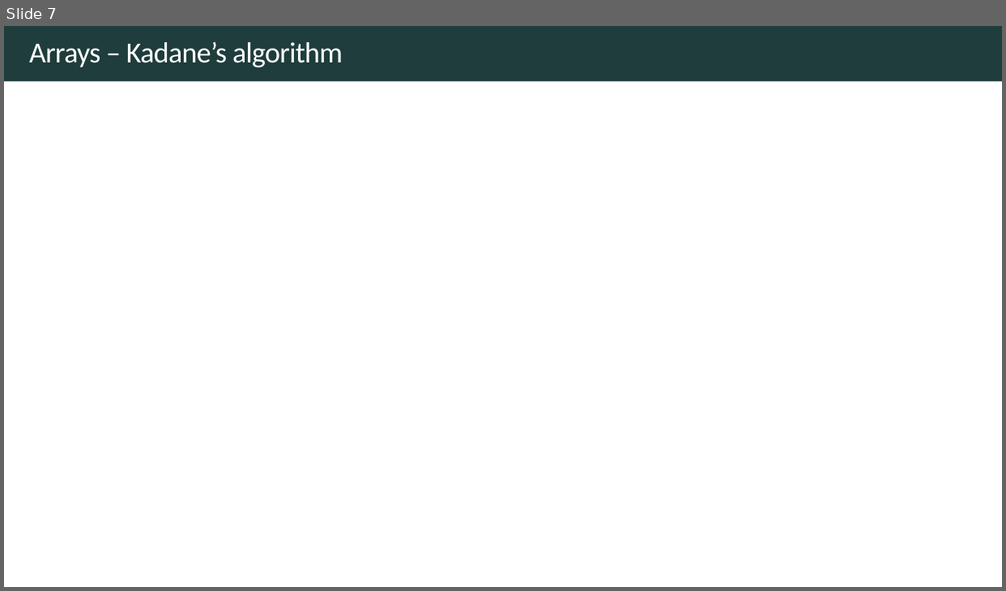
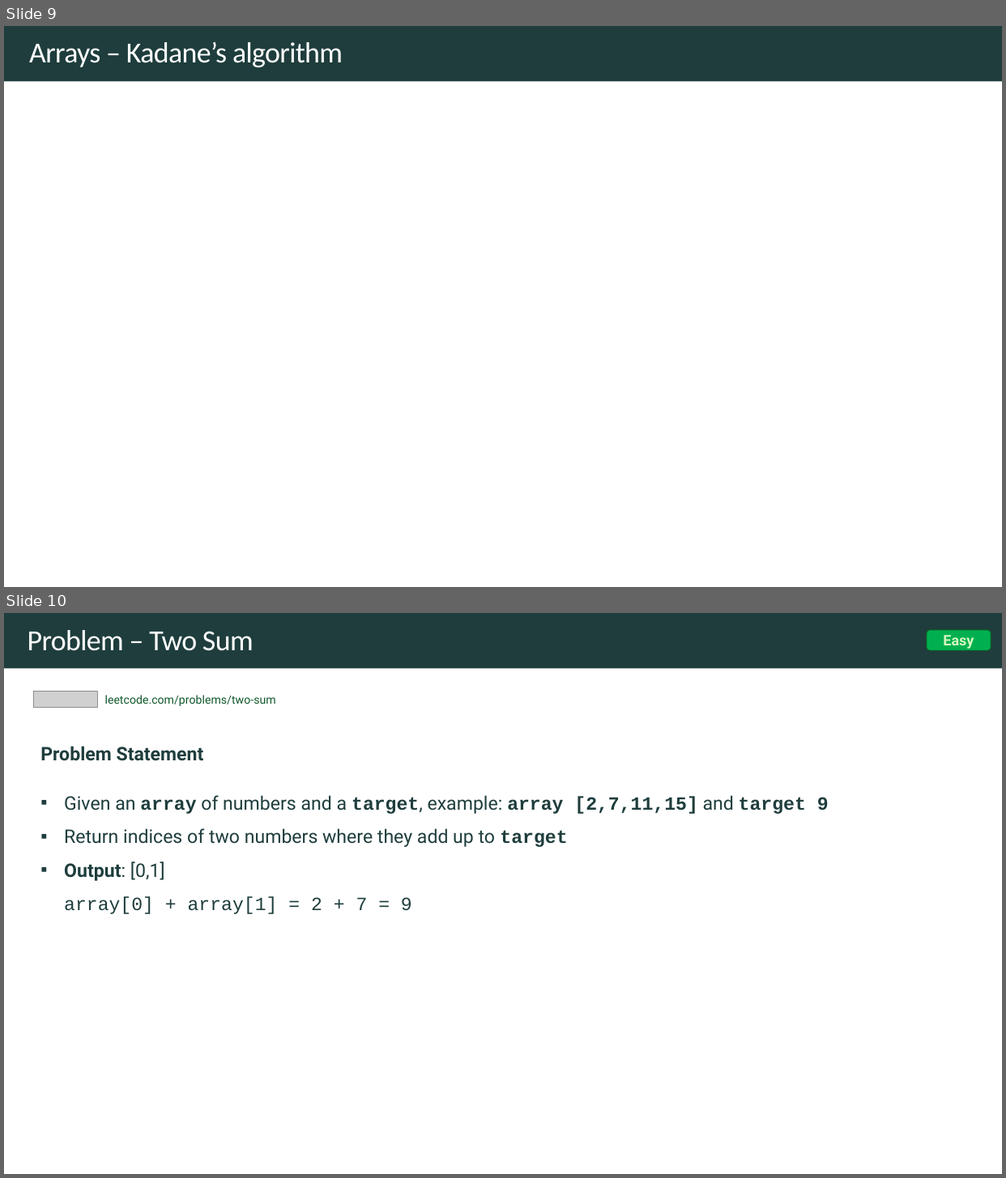
Before and after one commit to rfdavid/coding-interview-handbook-cpp, a slide deck: Algorithm and problem Solving Cheatsheet.pptm. Shown one above the other, each under a label of ours: slide 7 before the commit, slides 9 and 10 after it. The pictures are 1006x591 and 1006x1178 pixels, drawn with LibreOffice and Linux fonts; fonts in the diff are those of the drawing; grey boxes stand for pictures. Boxes give left, top, right and bottom in pixels: in the first picture for what was removed or moved away, otherwise in the second. Text is boxed around its words. In the diff, an @@ line names an element or a change of style, - is before the commit and + after.

```diff
--- a/Algorithm and problem Solving Cheatsheet.pptm
+++ b/Algorithm and problem Solving Cheatsheet.pptm
@@ slide 10 added at [4, 613, 1002, 1174], background #FFFFFF; not listed: 1 template element that a slide beside it also shows @@
@@ title added at [27, 630, 253, 651], 28 pt, text #FFFFFF @@
+Problem – Two Sum
@@ rounded rectangle added at [927, 629, 991, 650], fill #00B050, outline #0F5829 1 pt, 14 pt, text #D5F7BE, bold @@
+Easy
@@ picture added at [34, 691, 98, 707] @@
@@ text added at [105, 695, 276, 706], 11 pt, text #0F5829 @@
+leetcode.com/problems/two-sum
@@ text added at [40, 746, 829, 914], 18 pt, text #1F3D3D @@
+Problem Statement
+▪ Given an array of numbers and a target, example: array [2,7,11,15] and target 9
+▪ Return indices of two numbers where they add up to target
+▪ Output: [0,1]
+  array[0] + array[1] = 2 + 7 = 9
@@ what was slide 7 is now slide 9 @@
```
Also in this commit, not shown: 6 slides changed, 4 other slides added, 10 other files.
